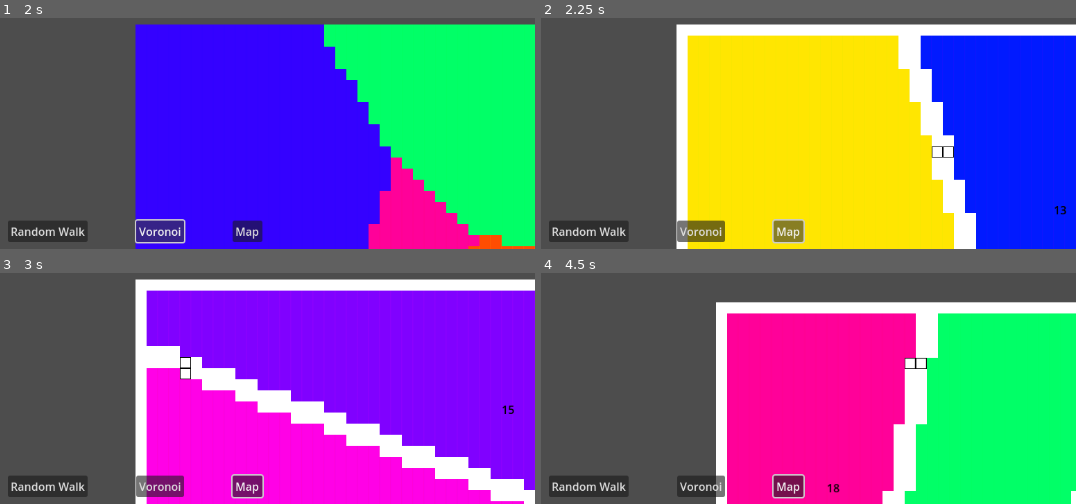
Above: before the commit, frames 1-4 (two rows, left to right).
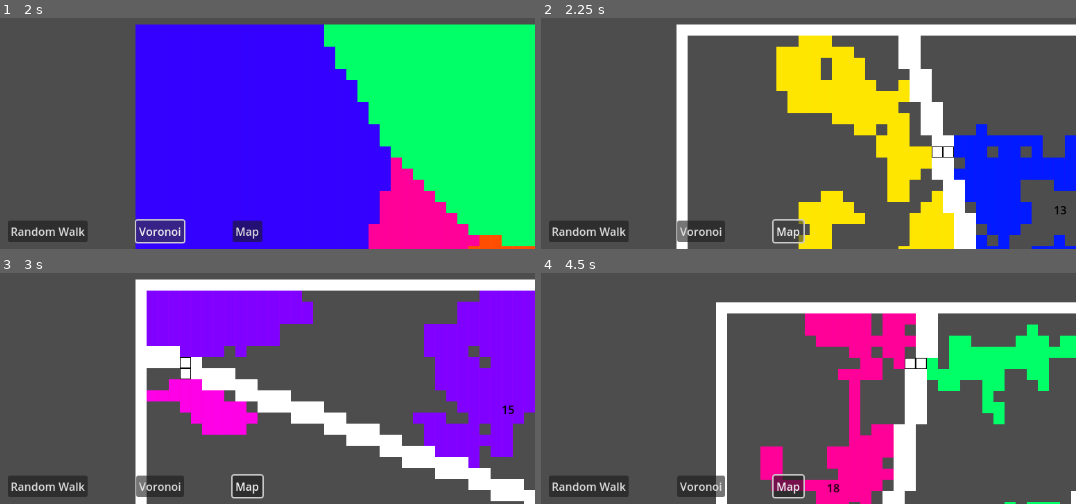
Above: after the commit, the same moments.

Repository: Diegodmbot/TFG-Procedural_Content_Generation_Godot
Game: Godot game, scene res://scenes/main.tscn
The game is run twice, just before and just after one commit, with the same random seed, the same clock (stepped at 60 frames per second) and the same inputs. The engine's default icon, where the game draws it, is replaced by a stand-in: a white triangle on a blue panel in a dark square.
Inputs (mouse positions are in pixels of both pictures, inside the frame that each line leads up to):
- Up to frame 1 (2 s): click "Random Walk" at 0.5 s; click "Voronoi" at 1.25 s
- Up to frame 2 (2.25 s): click "Map" at 2 s
- Up to frame 3 (3 s): tap Enter at 2.75 s; move the mouse to (outside the picture) at 2.77 s; hold Right (move_right) from 2.78 s (still down); tap O at 2.85 s; click (outside the picture) at 2.92 s
- Up to frame 4 (4.5 s): release Right (move_right) at 3.5 s; tap Space at 3.5 s; drag from (outside the picture) to (637, 370) at 3.52 s; tap Enter at 4.25 s; move the mouse to (outside the picture) at 4.27 s; hold Right (move_right) from 4.28 s (still down); tap O at 4.35 s

Frame 1 is identical in both runs. In frame 2, 45% of the frame differs, in the area x 27-100%, y 7-100%; in frame 3, 39%; in frame 4, 37%.
Error after the commit: Invalid call to function 'drunkard_walk' in base 'Node (RandomWalkerComponent.gd)'. Expected 2 arguments. (res://scenes/random_walker_room.gd:19)

Commit message:
Random Walker implementado

Diff:
--- a/scenes/RandomWalkerComponent.gd
+++ b/scenes/RandomWalkerComponent.gd
@@ -2,53 +2,22 @@
 
 const DIRECTIONS = [Vector2.RIGHT, Vector2.UP, Vector2.LEFT, Vector2.DOWN]
 
-@export var borders = Rect2(Vector2.ZERO, Vector2(50,50))
-@export var tiles_limit: int = 100
+const TILES_LIMIT = 100
 
-var direction = Vector2.RIGHT
+var avaible_tiles: Array
+var direction = DIRECTIONS[0]
 var current_position: Vector2
-var step_history: Array[Vector2] = []
-var walls_locations: Array[Vector2] = []
-var available_doors_locations: Array[Vector2] = []
-var doors: Array[Vector2] = []
 
-
-func _ready():
-	current_position = Vector2.ZERO
-	assert(borders.has_point(current_position))
-	step_history.append(current_position)
-
-
-func drunkard_walk():
-	while tiles_limit > step_history.size():
+func drunkard_walk(initial_position: Vector2, tiles: Array):
+	self.avaible_tiles = tiles
+	current_position = initial_position
+	var step_history = []
+	while TILES_LIMIT > step_history.size():
 		pick_random_direction()
 		current_position += direction
 		if !step_history.has(current_position):
 			step_history.append(current_position)
-	step_history.sort()
-	get_walls()
 	return step_history
-
-
-func get_walls():
-	for tile in step_history:
-		for i in 8:
-			var rotation = (i+1)*PI/4
-			var wall = tile + Vector2.RIGHT.rotated(rotation).round()
-			if not step_history.has(wall) and not walls_locations.has(wall):
-				walls_locations.append(wall)
-				if is_possible_door_location(wall):
-					available_doors_locations.append(wall)
-	return walls_locations
-
-
-func is_possible_door_location(wall: Vector2):
-	pass
-
-
-func get_doors():
-	var door_position = walls_locations.pick_random()
-	return door_position
 
 
 func pick_random_direction():
@@ -59,4 +28,4 @@
 
 func can_move():
 	var target_position = current_position + direction
-	return borders.has_point(target_position)
+	return avaible_tiles.has(target_position)
--- a/scenes/map.gd
+++ b/scenes/map.gd
@@ -10,9 +10,11 @@
 func _ready():
 	map_borders = voronoi_diagram_component.borders
 	generate_rooms()
-	generate_walls()
+	generate_borders()
 	find_adjacent_rooms()
 	set_doors()
+	for room in rooms.get_children() as Array[Room]:
+		room.generate_tiles_map()
 	draw_map()
 
 
@@ -21,10 +23,10 @@
 	for room in map:
 		var room_instance = room_scene.instantiate()
 		rooms.add_child(room_instance)
-		room_instance.set_room(room["id"], room["coords"], room["citizens"])
+		room_instance.init_room(room["id"], room["coords"], room["citizens"])
 
 
-func generate_walls():
+func generate_borders():
 	for room in rooms.get_children():
 		room.set_area_borders()
 
@@ -90,10 +92,12 @@
 
 
 func draw_map():
-	for room in rooms.get_children():
+	for room in rooms.get_children() as Array[Room]:
 		var tile_coords = Vector2(room.id,3)
-		for citizen in room.citizens:
-			tile_map.set_cell(0, citizen, 1, tile_coords)
+		#for citizen in room.citizens:
+			#tile_map.set_cell(0, citizen, 1, tile_coords)
+		for ground in room.tile_coords:
+			tile_map.set_cell(0,ground, 1, tile_coords)
 		for wall in room.area_borders:
 			tile_map.set_cell(1, wall, 6, Vector2(0,0))
 		for wall in room.doors:
--- /dev/null
+++ b/scenes/multi_random_walker_component.gd
@@ -0,0 +1,17 @@
+extends Node
+
+const DIRECTIONS = [Vector2.RIGHT, Vector2.UP, Vector2.LEFT, Vector2.DOWN]
+
+
+func drunkard_walk(initial_positions: Array, tiles: Array):
+	var tiles_limit = tiles.size() / initial_positions.size()
+	var step_history = []
+	while tiles_limit > step_history.size():
+		for i in initial_positions.size():
+			var target_position = initial_positions[i] + DIRECTIONS.pick_random()
+			while not tiles.has(target_position):
+				target_position = initial_positions[i] + DIRECTIONS.pick_random()
+			initial_positions[i] = target_position
+			if not step_history.has(initial_positions[i]):
+				step_history.append(initial_positions[i])
+	return step_history
--- /dev/null
+++ b/scenes/multi_random_walker_component.tscn
@@ -0,0 +1,6 @@
+[gd_scene load_steps=2 format=3 uid="uid://f6y4josj5ch4"]
+
+[ext_resource type="Script" path="res://scenes/multi_random_walker_component.gd" id="1_en8uy"]
+
+[node name="MultiRandomWalkerComponent" type="Node"]
+script = ExtResource("1_en8uy")
--- a/scenes/room.gd
+++ b/scenes/room.gd
@@ -2,17 +2,19 @@
 class_name Room
 
 @onready var label = %Label
+@onready var random_walker_component = $RandomWalkerComponent
+@onready var multi_random_walker_component = $MultiRandomWalkerComponent
 
 var id: int
 var coords: Vector2
 var citizens: Array
 var area_borders = []
 var neighbors = []
-#var avaible_door_positions: Array[Dictionary] # {"room_id": int, "walls": Array[Vector2]}
 var doors: Array[Dictionary] # {"room_id": int, "coords": Vector2}
+var tile_coords = []
 
 
-func set_room(id: int, coords: Vector2, citizens: Array):
+func init_room(id: int, coords: Vector2, citizens: Array):
 	self.id = id
 	self.coords = coords
 	self.citizens = citizens
@@ -41,5 +43,22 @@
 	doors.append(new_entry)
 
 
-func set_door(room_id: int, coords: Vector2):
-	doors.append({"room_id": room_id, "coords": coords})
+func generate_tiles_map():
+	var avaible_tiles = subtract_array(citizens, area_borders)
+	#for door in doors:
+		#var ground_tiles = random_walker_component.drunkard_walk(door["coords"], avaible_tiles)
+		#tile_coords.append_array(ground_tiles)
+	#var door_positions = doors.filter(func(door): return door["coords"])
+	var door_positions = []
+	for door in doors:
+		door_positions.append(door["coords"])
+	var ground_tiles = multi_random_walker_component.drunkard_walk(door_positions, avaible_tiles)
+	tile_coords.append_array(ground_tiles)
+
+
+func subtract_array(from: Array, subarray: Array):
+	var result = []
+	for value in from:
+		if not subarray.has(value):
+			result.append(value)
+	return result
--- a/scenes/room.tscn
+++ b/scenes/room.tscn
@@ -1,6 +1,8 @@
-[gd_scene load_steps=2 format=3 uid="uid://cun3ysv1127yc"]
+[gd_scene load_steps=4 format=3 uid="uid://cun3ysv1127yc"]
 
 [ext_resource type="Script" path="res://scenes/room.gd" id="1_2xd1g"]
+[ext_resource type="PackedScene" uid="uid://3dyvttmpwpb5" path="res://scenes/random_walker_component.tscn" id="2_gu5ph"]
+[ext_resource type="PackedScene" uid="uid://f6y4josj5ch4" path="res://scenes/multi_random_walker_component.tscn" id="3_o0qxi"]
 
 [node name="Room" type="Node2D"]
 script = ExtResource("1_2xd1g")
@@ -11,3 +13,7 @@
 offset_bottom = 23.0
 theme_override_colors/font_color = Color(0, 0, 0, 1)
 text = "0"
+
+[node name="RandomWalkerComponent" parent="." instance=ExtResource("2_gu5ph")]
+
+[node name="MultiRandomWalkerComponent" parent="." instance=ExtResource("3_o0qxi")]
--- a/scenes/test.gd
+++ b/scenes/test.gd
@@ -2,6 +2,13 @@
 
 
 func _ready():
-	var a: Dictionary
-	a["a"] = 1
-	print(a["a"])
+	var a = [1,2,3,4]
+	var b = [2,4]
+	print(subtract_array(a, b))
+
+func subtract_array(from: Array, sub_array: Array):
+	var result = []
+	for value in from:
+		if not sub_array.has(value):
+			result.append(value)
+	return result
Not shown, added: scenes/map8C63.tmp
